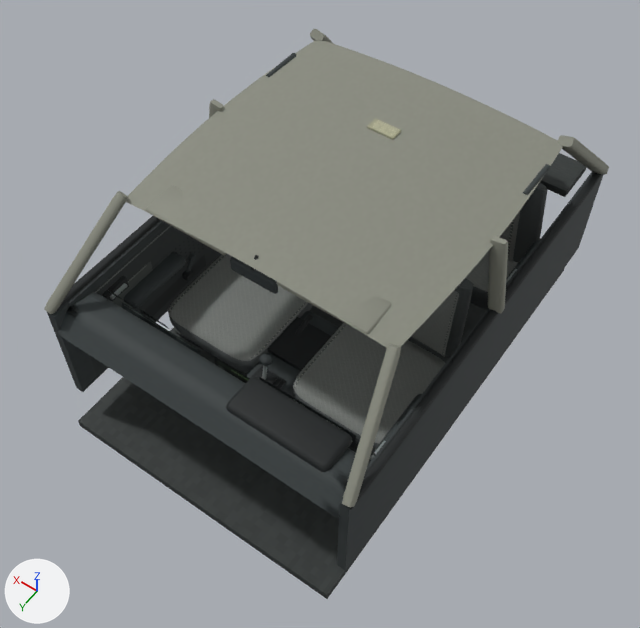
One commit to the glTF model art/temple/intro/sedan_interior.glb: the scene before it, then after it.
Both versions are drawn from a camera (50 mm lens) standing at (-1.59, 2.37, 4.11) and looking at (-0.03, 0.18, 0.66). Lighting does not change. The marker at lower left points along +X, +Y and +Z. The picture after the commit comes second. Vertices at exactly the same position are counted once.

The scene before the commit, as lines of its bpy script (objects in view):
```python
me_sedan_interior = bpy.data.meshes.new('sedan_interior')
me_sedan_interior.from_pydata(...)  # 4715 vertices, 8374 faces; spans x -0.84..0.84, y -1.23..1.17, z 0.17..1.45
me_sedan_interior.materials.append(mat_santana_cabin)  # picture img_santana_cabin
ob_sedan_interior = bpy.data.objects.new('sedan_interior', me_sedan_interior)
ob_sedan_interior.location = (0.0, 0.0, 0.0)
```
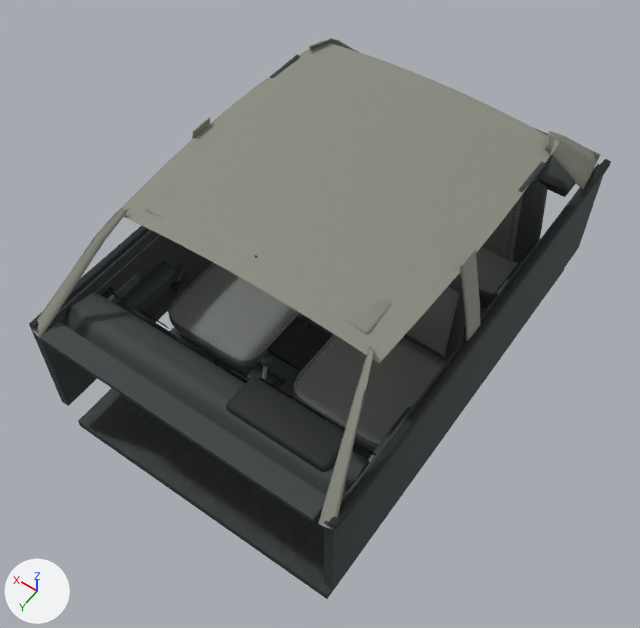
What differs and where, as boxes (x1, y1, x2, y2) in the pictures (640 x 628 px; the box of a moved part takes in the faces that stretch with it):
'sedan_interior', reshaped
    before: (44, 29, 609, 599)
    after: (29, 38, 611, 599)
part 1 of me_sedan_interior, added
    after: (121, 41, 560, 363)
part 2 of me_sedan_interior, moved or reshaped
    before: (350, 173, 602, 510)
    after: (329, 159, 611, 530)
part 3 of me_sedan_interior, moved or reshaped (mostly hidden)
    before: (374, 394, 422, 452)
    after: (367, 407, 412, 460)
part 4 of me_sedan_interior, moved or reshaped (mostly hidden afterwards)
    before: (370, 441, 386, 460)
    after: (368, 455, 374, 462)
part 5 of me_sedan_interior, moved or reshaped
    before: (506, 269, 517, 283)
    after: (496, 280, 509, 295)
part 6 of me_sedan_interior, moved or reshaped
    before: (57, 216, 160, 310)
    after: (29, 225, 150, 329)
part 7 of me_sedan_interior, moved or reshaped
    before: (110, 283, 127, 300)
    after: (107, 295, 115, 301)
part 8 of me_sedan_interior, moved or reshaped
    before: (188, 253, 196, 262)
    after: (177, 263, 186, 272)
part 9 of me_sedan_interior, added
    after: (40, 321, 326, 522)
part 10 of me_sedan_interior, rebuilt (13% taller)
    before: (342, 344, 401, 507)
    after: (318, 346, 374, 530)
part 11 of me_sedan_interior, rebuilt
    before: (310, 29, 334, 44)
    after: (309, 38, 359, 52)
part 12 of me_sedan_interior, rebuilt (44% taller)
    before: (557, 135, 609, 175)
    after: (545, 131, 600, 189)
part 13 of me_sedan_interior, rebuilt (14% wider)
    before: (44, 191, 128, 314)
    after: (33, 208, 129, 338)
part 14 of me_sedan_interior, rebuilt (14% narrower)
    before: (81, 224, 220, 378)
    after: (81, 233, 201, 380)
part 15 of me_sedan_interior, added
    after: (460, 248, 481, 341)
part 16 of me_sedan_interior, added (mostly hidden)
    after: (192, 117, 210, 139)
part 17 of me_sedan_interior, built on
    before: (47, 40, 603, 571)
    after: (30, 54, 603, 589)

The edits, one by one:
me_sedan_interior is used by ob_sedan_interior; location (0.0, 0.0, 0.0).
me_sedan_interior had 4715 vertices, 8374 faces and spanned x -0.84..0.84, y -1.23..1.17, z 0.17..1.45.
me_sedan_interior now has 4755 vertices, 8450 faces and spans x -0.82..0.82, y -1.3..1.21, z 0.17..1.45.
me_sedan_interior part 1: the loose piece of 121 vertices spanning x -0.73..0.73, y -0.81..0.63, z 1.39..1.44 is copied, and the copy is scaled about its middle by (0.96, 1.05, 1.22), then moved by (0.0, 0.04, 0.0); it spans x -0.7..0.7, y -0.81..0.7, z 1.38..1.45.
me_sedan_interior part 2: the loose piece of 32 vertices spanning x -0.82..-0.78, y -1.16..1.09, z 0.98..1.02 is scaled about its middle by (1, 1.09, 1).
me_sedan_interior part 3: the loose piece of 56 vertices spanning x -0.79..-0.68, y 0.34..0.71, z 0.71..0.76 is moved by (0.0, 0.09, 0.0).
me_sedan_interior part 4: the loose piece of 8 vertices spanning x -0.74..-0.73, y 0.7..0.8, z 0.86..0.87 is moved by (0.0, 0.09, 0.0).
me_sedan_interior part 5: the loose piece of 8 vertices spanning x -0.74..-0.73, y -0.46..-0.36, z 0.86..0.87 is moved by (0.0, 0.09, 0.0).
me_sedan_interior part 6: the loose piece of 32 vertices spanning x 0.78..0.82, y -1.16..1.09, z 0.98..1.02 is scaled about its middle by (1, 1.09, 1).
me_sedan_interior part 7: the loose piece of 8 vertices spanning x 0.73..0.74, y 0.7..0.8, z 0.86..0.87 is moved by (0.0, 0.09, 0.0).
me_sedan_interior part 8: the loose piece of 20 vertices spanning x 0.74..0.76, y 0.22..0.27, z 0.61..0.65 is moved by (0.0, 0.09, 0.0).
me_sedan_interior part 9: a new loose piece, a box spanning x -0.73..0.73, y 1.099..1.209, z 0.979..1.003, in mat_santana_cabin (picture img_santana_cabin).
me_sedan_interior part 10: the loose piece of 32 vertices spanning x -0.83..-0.67, y 0.61..1.1, z 0.99..1.44 is rebuilt with 40 vertices and now spans x -0.82..-0.61, y 0.67..1.2, z 0.97..1.42.
me_sedan_interior part 11: the loose piece of 32 vertices spanning x 0.66..0.84, y -1.2..-0.79, z 0.99..1.43 is rebuilt with 40 vertices and now spans x 0.61..0.8, y -1.3..-0.68, z 0.99..1.43.
me_sedan_interior part 12: the loose piece of 32 vertices spanning x -0.84..-0.66, y -1.2..-0.79, z 0.99..1.43 is rebuilt with 40 vertices and now spans x -0.8..-0.61, y -1.3..-0.68, z 0.99..1.43.
me_sedan_interior part 13: the loose piece of 32 vertices spanning x 0.67..0.83, y 0.61..1.1, z 0.99..1.44 is rebuilt with 40 vertices and now spans x 0.61..0.82, y 0.67..1.2, z 0.97..1.42.
me_sedan_interior part 14: the loose piece of 4 vertices spanning x 0.76, y 0.02..1.0, z 0.4..0.97 is rebuilt with 4 vertices and now spans x 0.76, y 0.18..1.01, z 0.4..0.97.
me_sedan_interior part 15: a new loose piece of 32 vertices spanning x -0.8..-0.69, y 0.04..0.16, z 0.98..1.44, in mat_santana_cabin (picture img_santana_cabin).
me_sedan_interior part 16: a new loose piece of 32 vertices spanning x 0.69..0.8, y 0.04..0.16, z 0.98..1.44, in mat_santana_cabin (picture img_santana_cabin).
me_sedan_interior part 17: 34 vertices moved from x -0.81..0.81, y -1.16..1.09, z 0.39..1.41 to x -0.81..0.81, y -1.26..1.19, z 0.39..1.41; 307 vertices removed from x -0.84..0.84, y -0.82..0.63, z 0.71..1.44; 10 vertices added at x -0.68..0.68, y -0.62..-0.4, z 1.38..1.41.
Other edits to the shape of me_sedan_interior do not show in these pictures.
